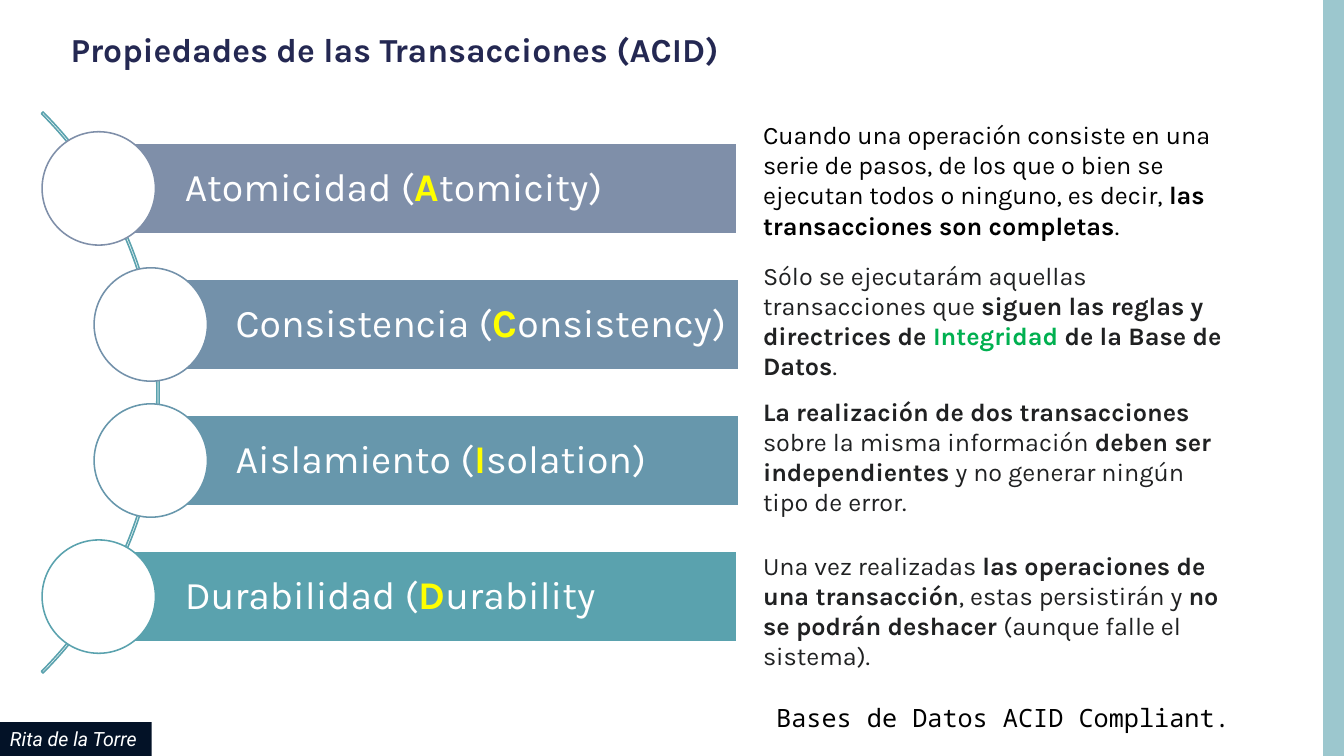
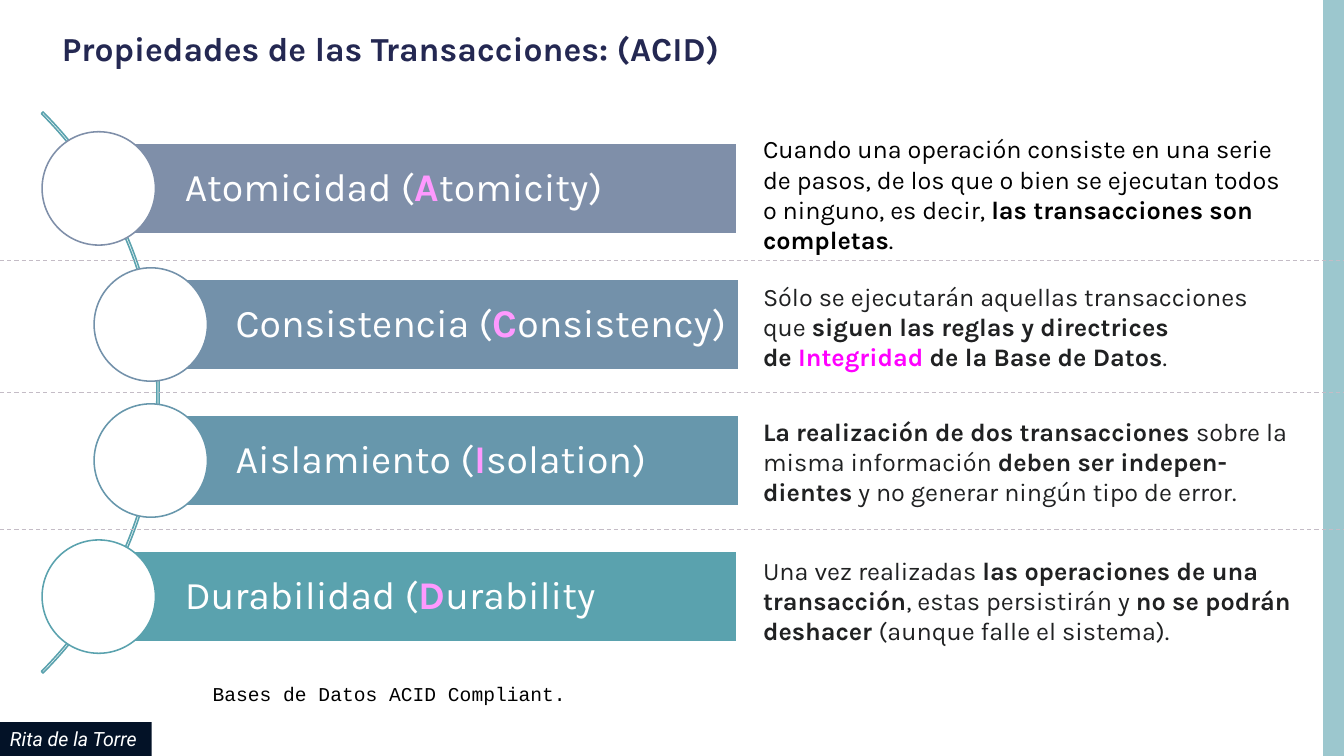
Before and after one commit to contenido-vario/MySQL, a slide deck: slide 9 of uf05/pdf/MySQL_UF05_ERRORES_TRANSACCIONES.pptx. Drawn at 1344x756 pixels with LibreOffice and Linux fonts; fonts in the diff are those of the drawing; background and template pictures are left out. Boxes give left, top, right and bottom in pixels: in the first picture for what was removed or moved away, otherwise in the second. Text is boxed around its words. In the diff, an @@ line names an element or a change of style, - is before the commit and + after.

```diff
--- a/uf05/pdf/MySQL_UF05_ERRORES_TRANSACCIONES.pptx
+++ b/uf05/pdf/MySQL_UF05_ERRORES_TRANSACCIONES.pptx
@@ title at box(62, 36, 719, 69): text changed @@
-Propiedades de las Transacciones (ACID)
+Propiedades de las Transacciones: (ACID)
@@ text "Atomicidad (Atomicity)" at box(185, 173, 603, 211): text colour #FFFF00 to #FF99FF in "(Atomicity)" @@
@@ text "Cuando una operación consiste en ..." rewrapped from box(763, 125, 1210, 241) to box(763, 139, 1279, 255) @@
@@ line added from (0, 261) to (1344, 261), #C4BCC6 0.75 pt dashed @@
@@ text "Consistencia (Consistency)" at box(236, 309, 726, 347): text colour #FFFF00 to #FF99FF in "(Consistency)" @@
@@ text at box(763, 287, 1247, 373): text changed @@
-Sólo se ejecutarám aquellas transacciones que siguen las reglas y directrices de Integridad de la Base de Datos.
+Sólo se ejecutarán aquellas transacciones que siguen las reglas y directrices de Integridad de la Base de Datos.
@@ line added from (0, 392) to (1344, 392), #C4BCC6 0.75 pt dashed @@
@@ text "Aislamiento (Isolation)" at box(236, 445, 646, 477): text colour #FFFF00 to #FF99FF in "(Isolation)" @@
@@ text at box(763, 421, 1287, 507): text changed @@
-La realización de dos transacciones sobre la misma información deben ser independientes y no generar ningún tipo de error.
+La realización de dos transacciones sobre la misma información deben ser indepen-dientes y no generar ningún tipo de error.
@@ line added from (0, 529) to (1344, 529), #C4BCC6 0.75 pt dashed @@
@@ text "Durabilidad (Durability" at box(185, 581, 596, 619): text colour #FFFF00 to #FF99FF in "(Durability" @@
@@ text "Una vez realizadas las operaciones ..." rewrapped from box(763, 557, 1219, 668) to box(763, 562, 1290, 646) @@
@@ text "Bases de Datos ACID Compliant.": place and size @@
-text "Bases de Datos ACID Compliant." at box(776, 708, 1230, 733)
+text "Bases de Datos ACID Compliant." at box(213, 688, 566, 705)
@@ text "Bases de Datos ACID Compliant." at box(213, 688, 566, 705): size 18 to 14 pt, font Noto Sans Mono to Courier New; alignment right to centre @@
```
Also in this commit, not shown: 12 other slides changed, 4 slides added, 1 other file.
